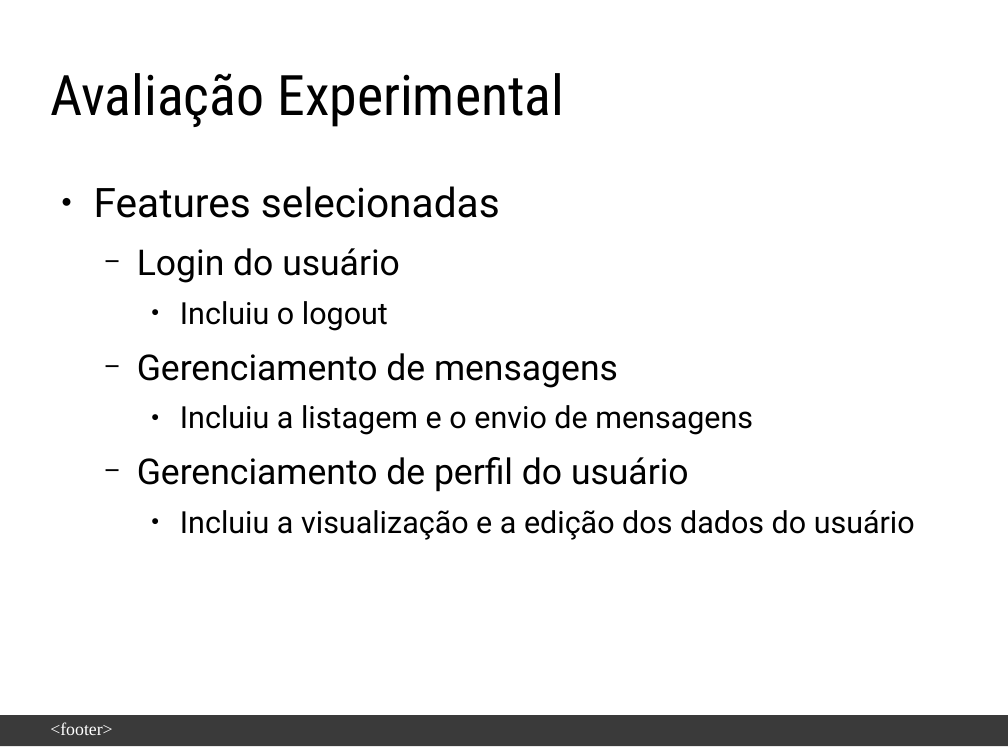
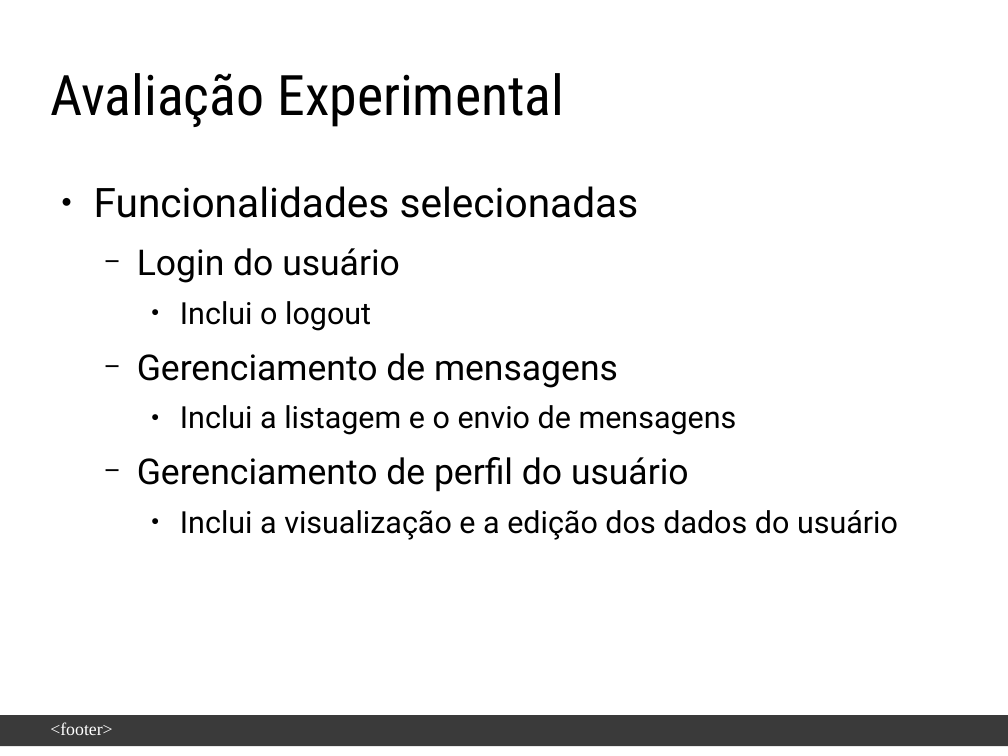
Before and after one commit to enoquesantos/tcc-latex, a slide deck: slide 13 of slide-defesa/Apresentação-EnoqueJoseneas.odp (slide 10 before the commit). Drawn at 1008x756 pixels with LibreOffice and Linux fonts; fonts in the diff are those of the drawing; background and template pictures are left out. Boxes give left, top, right and bottom in pixels: in the first picture for what was removed or moved away, otherwise in the second. Text is boxed around its words. In the diff, an @@ line names an element or a change of style, - is before the commit and + after.

```diff
--- a/slide-defesa/Apresentação-EnoqueJoseneas.odp
+++ b/slide-defesa/Apresentação-EnoqueJoseneas.odp
@@ text at (x1=94, y1=186, x2=639, y2=218): text changed @@
-● Features selecionadas
+● Funcionalidades selecionadas
@@ text at (x1=180, y1=301, x2=371, y2=331): text changed @@
-    ● Incluiu o logout
+    ● Inclui o logout
@@ text at (x1=180, y1=405, x2=737, y2=435): text changed @@
-    ● Incluiu a listagem e o envio de mensagens
+    ● Inclui a listagem e o envio de mensagens
@@ text at (x1=180, y1=510, x2=898, y2=540): text changed @@
-    ● Incluiu a visualização e a edição dos dados do usuário
+    ● Inclui a visualização e a edição dos dados do usuário
```
Also in this commit, not shown: 10 other slides changed, 3 slides added, 4 other files.
